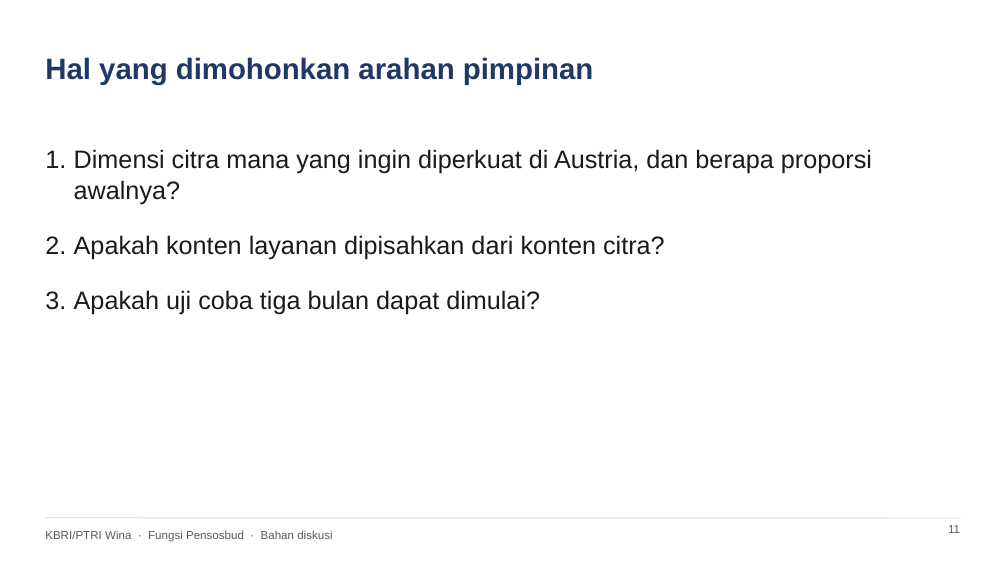
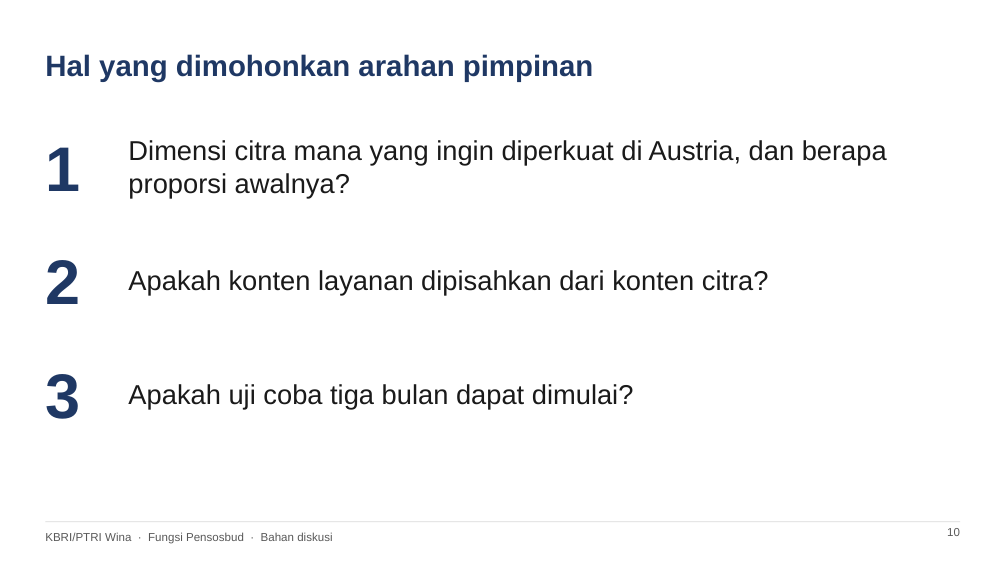
Before and after one commit to quintareva09/quintadeyandaputri, a slide deck: slide 10 of ici_analysis/KBRI_Wina_Penataan_Konten_Instagram.pptx (slide 11 before the commit). Drawn at 1008x567 pixels with LibreOffice and Linux fonts; fonts in the diff are those of the drawing. Boxes give left, top, right and bottom in pixels: in the first picture for what was removed or moved away, otherwise in the second. Text is boxed around its words. In the diff, an @@ line names an element or a change of style, - is before the commit and + after.

```diff
--- a/ici_analysis/KBRI_Wina_Penataan_Konten_Instagram.pptx
+++ b/ici_analysis/KBRI_Wina_Penataan_Konten_Instagram.pptx
@@ title "Hal yang dimohonkan arahan pimpinan": place and size @@
-title "Hal yang dimohonkan arahan pimpinan" at [45, 57, 593, 85]
+title "Hal yang dimohonkan arahan pimpinan" at [45, 54, 593, 81]
@@ text added at [45, 147, 80, 191], 60 pt, text #1F3864, bold @@
+1
@@ text "Dimensi citra mana yang ingin ...": place and size @@
-text "Dimensi citra mana yang ingin ..." at [74, 149, 872, 315]
+text "Dimensi citra mana yang ingin ..." at [128, 140, 887, 198]
@@ text "Dimensi citra mana yang ingin ..." at [128, 140, 887, 198]: size 24 to 26 pt; bullet 1. to none; less space between paragraphs; vertical alignment top to middle @@
@@ text at [74, 235, 665, 315]: paragraphs removed @@
-2. Apakah konten layanan dipisahkan dari konten citra?
-3. Apakah uji coba tiga bulan dapat dimulai?
@@ text added at [45, 260, 80, 304], 60 pt, text #1F3864, bold @@
+2
@@ text added at [128, 270, 769, 295], 26 pt, text #1A1A1A @@
+Apakah konten layanan dipisahkan dari konten citra?
@@ text added at [45, 374, 80, 419], 60 pt, text #1F3864, bold @@
+3
@@ text added at [128, 384, 634, 408], 26 pt, text #1A1A1A @@
+Apakah uji coba tiga bulan dapat dimulai?
@@ line moved from (45, 518) - (960, 518) to (45, 522) - (960, 522) @@
@@ page number added at [947, 528, 960, 536], 11 pt, text #595959 @@
+10
@@ page number removed at [948, 525, 960, 533] @@
-11
```
Also in this commit, not shown: 9 other slides changed, 1 slide removed, 2 other files.
